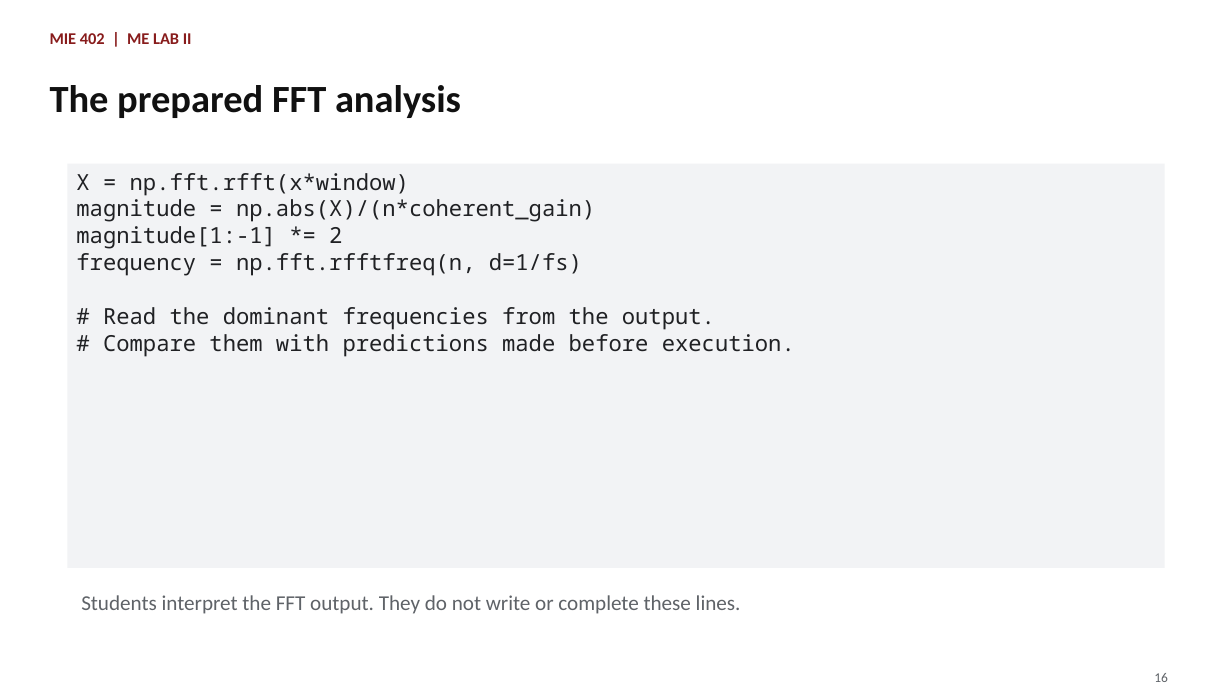
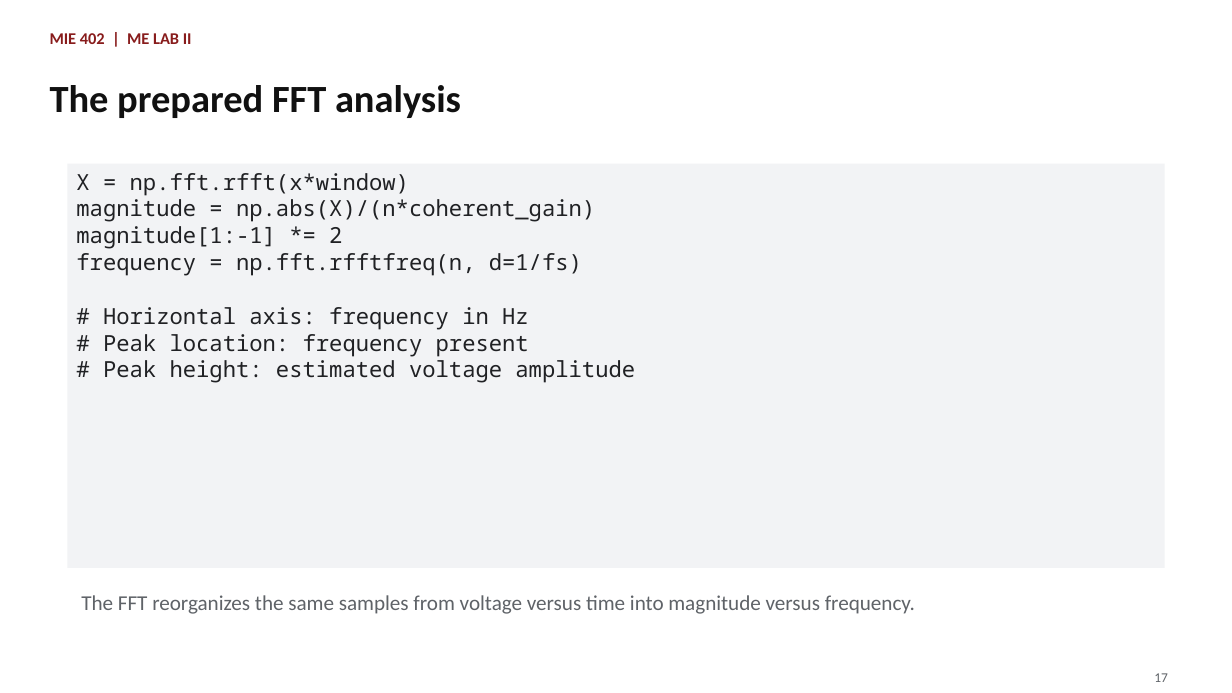
Before and after one commit to Ehsan-Roohi/MIE402-Lab, a slide deck: slide 17 of site/docs/MIE402_Lecture02_Sampling_Jupyter_PreLab1_Fall2026.pptx (slide 16 before the commit). Drawn at 1232x693 pixels with LibreOffice and Linux fonts; fonts in the diff are those of the drawing. Boxes give left, top, right and bottom in pixels: in the first picture for what was removed or moved away, otherwise in the second. Text is boxed around its words. In the diff, an @@ line names an element or a change of style, - is before the commit and + after.

```diff
--- a/site/docs/MIE402_Lecture02_Sampling_Jupyter_PreLab1_Fall2026.pptx
+++ b/site/docs/MIE402_Lecture02_Sampling_Jupyter_PreLab1_Fall2026.pptx
@@ text in rectangle at box(103, 307, 635, 383): text changed @@
-# Read the dominant frequencies from the output.
-# Compare them with predictions made before execution.
+# Horizontal axis: frequency in Hz
+# Peak location: frequency present
+# Peak height: estimated voltage amplitude
@@ text at box(81, 595, 915, 614): text changed @@
-Students interpret the FFT output. They do not write or complete these lines.
+The FFT reorganizes the same samples from voltage versus time into magnitude versus frequency.
@@ text at box(1154, 673, 1168, 682): text changed @@
-16
+17
```
Also in this commit, not shown: 17 other slides changed, 2 slides added, 11 other files.
